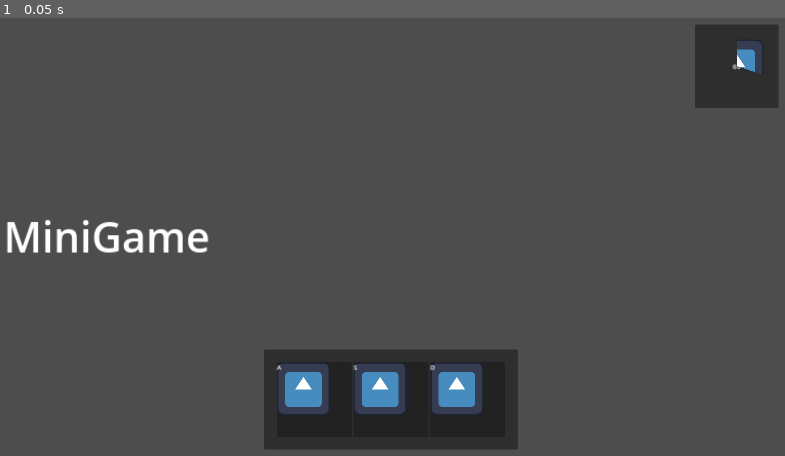
Above: before the commit, frame 1.
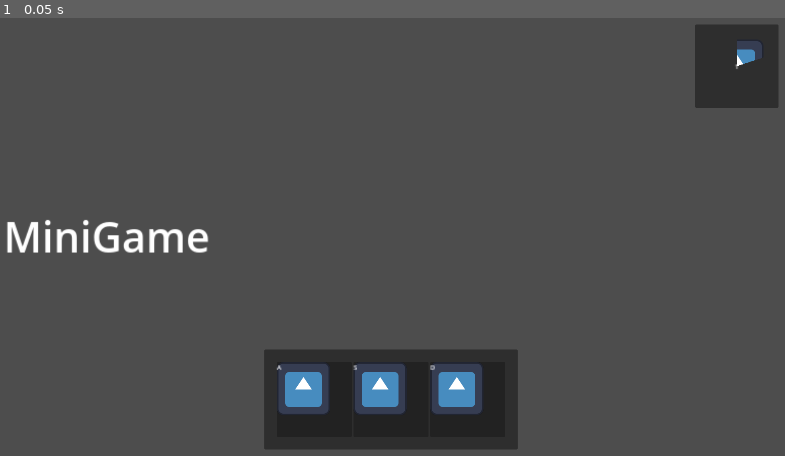
Above: after the commit, the same moment.

Repository: emmdie/3m5Jam2024_1
Game: Godot game, scene res://Scenes/Ui/Hud.tscn
Same seed, same stepped clock (60 frames per second), same inputs: the game is played once before the commit and once after it. This scene is started directly instead of the project's main scene. The engine's default icon, where the game draws it, is replaced by a stand-in: a white triangle on a blue panel in a dark square.
Inputs:
- Up to frame 1 (0.05 s): no input

The runs differ from the first frame. In frame 1, less than 0.1% of the frame differs, in the area x 93-98%, y 9-13%.

Commit message:
add timer functionality

Diff:
--- a/Scenes/Ui/TimerPanel.gd
+++ b/Scenes/Ui/TimerPanel.gd
@@ -1,9 +1,14 @@
 extends PanelContainer
 
 @onready var texture_bar = $CenterContainer/ProgressBar
+@onready var time_label = $CenterContainer/Label
+
+func _ready() -> void:
+	texture_bar.max_value = GameState.rules.tower_switch_time
 
 func _process(delta):
-	pass
+	update_time()
 
 func update_time():
-	texture_bar.value = 0.5
+	texture_bar.value = GameState.time_to_tower_change
+	time_label.text = str(GameState.time_to_tower_change)
--- a/Scenes/Ui/Ui.tscn
+++ b/Scenes/Ui/Ui.tscn
@@ -42,7 +42,7 @@
 layout_mode = 2
 max_value = 1.0
 step = 0.0
-value = 0.3
+value = 0.7
 fill_mode = 4
 texture_progress = ExtResource("2_f8oex")
 
--- a/Singletons/game_state.gd
+++ b/Singletons/game_state.gd
@@ -3,7 +3,7 @@
 
 # Some example variable.
 var highscore := Value.new(0)
-
+var time_to_tower_change: float = 1
 
 var rules := GameRules.new()
 
